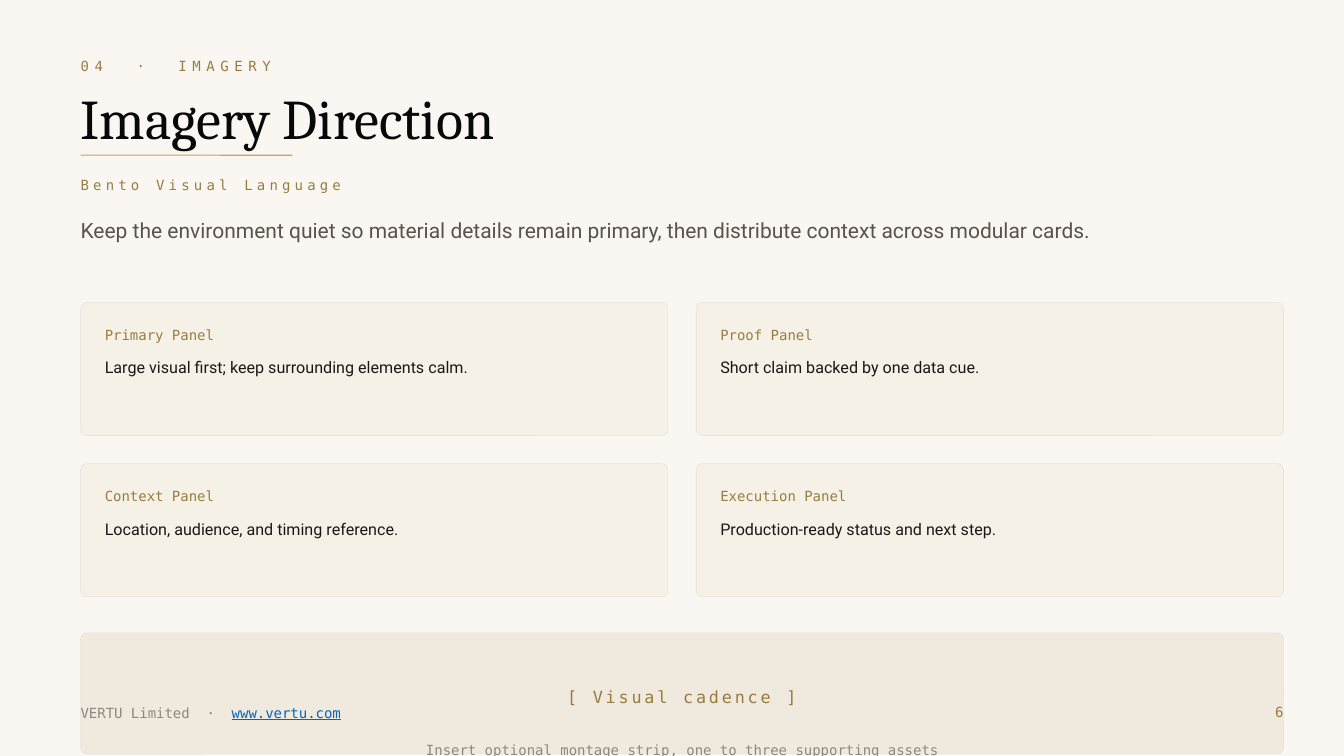
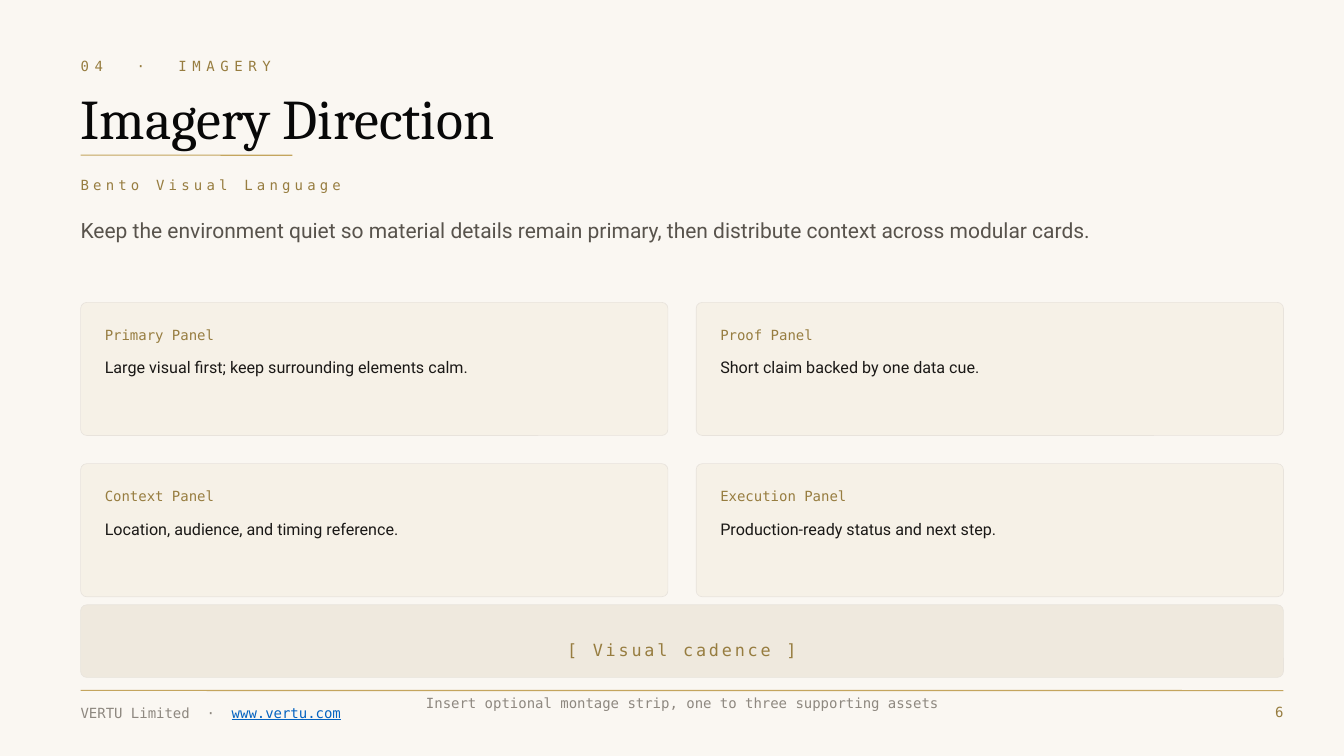
Before and after one commit to d4551/vertu-brand, a slide deck: slide 6 of VERTU-Template.pptx. Drawn at 1344x756 pixels with LibreOffice and Linux fonts; fonts in the diff are those of the drawing; background and template pictures are left out. Boxes give left, top, right and bottom in pixels: in the first picture for what was removed or moved away, otherwise in the second. Text is boxed around its words. In the diff, an @@ line names an element or a change of style, - is before the commit and + after.

```diff
--- a/VERTU-Template.pptx
+++ b/VERTU-Template.pptx
@@ rounded rectangle: place and size @@
-rounded rectangle at box(81, 633, 1284, 754)
+rounded rectangle at box(81, 605, 1284, 678)
@@ rounded rectangle at box(81, 605, 1284, 678): proportions changed @@
@@ text "[ Visual cadence ]": place and size @@
-text "[ Visual cadence ]" at box(593, 690, 771, 703)
+text "[ Visual cadence ]" at box(593, 643, 771, 656)
@@ text "Insert optional montage strip, one ...": place and size @@
-text "Insert optional montage strip, one ..." at box(426, 744, 938, 756)
+text "Insert optional montage strip, one ..." at box(426, 697, 938, 711)
```
Also in this commit, not shown: 2 other slides changed, 48 other files.
